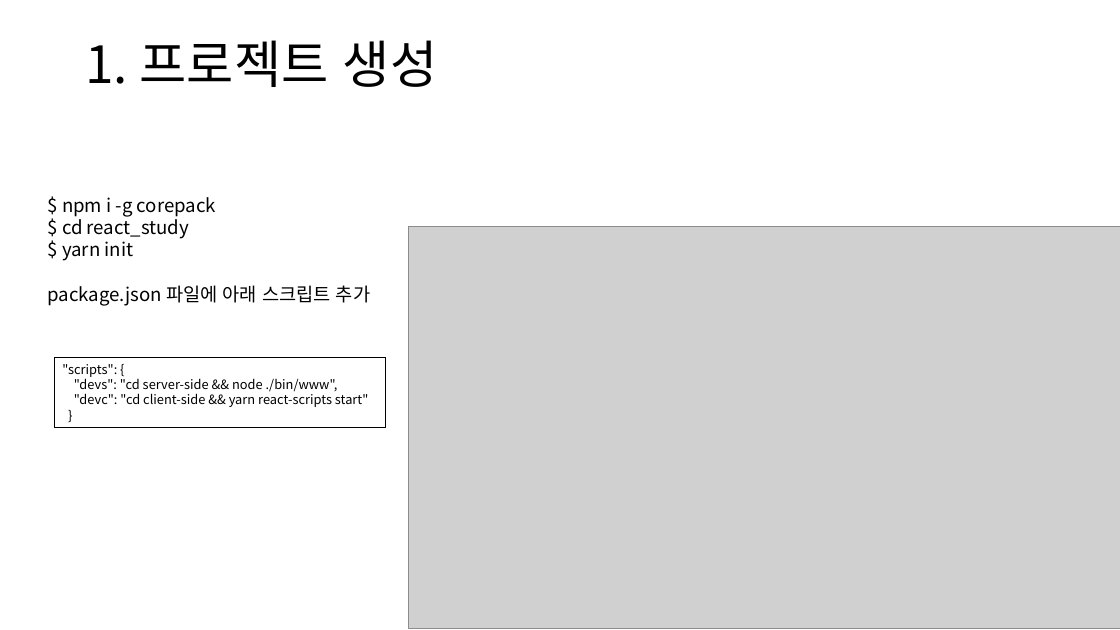
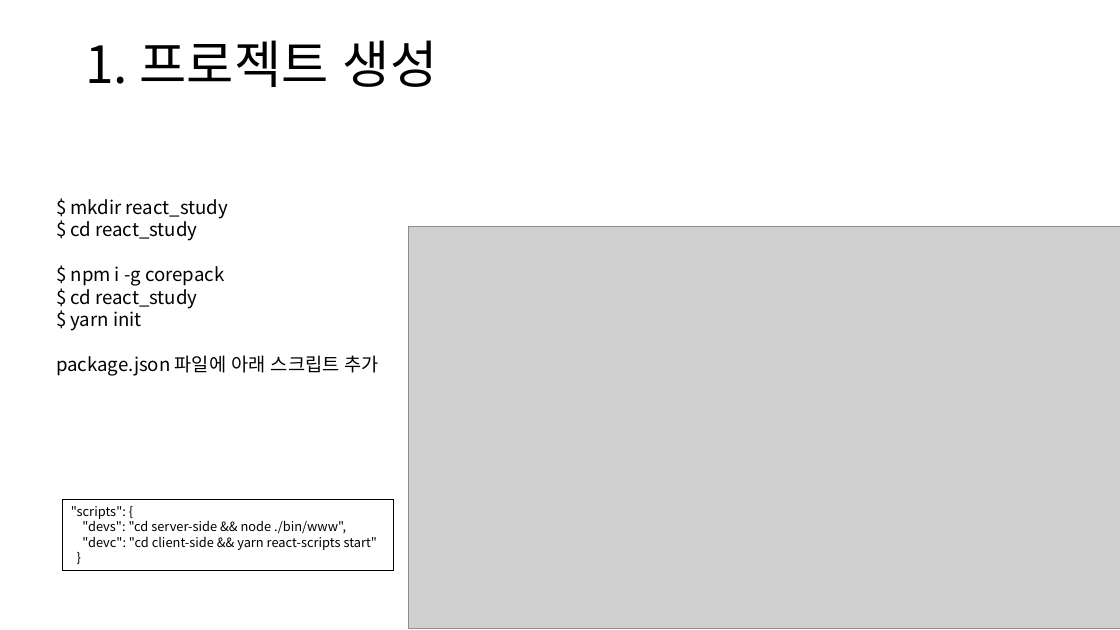
Before and after one commit to Humax-tut/jjsong2, a slide deck: slide 6 of React_Study.pptx (slide 8 before the commit). Drawn at 1120x630 pixels with LibreOffice and Linux fonts; fonts in the diff are those of the drawing; grey boxes stand for pictures. Boxes give left, top, right and bottom in pixels: in the first picture for what was removed or moved away, otherwise in the second. Text is boxed around its words. In the diff, an @@ line names an element or a change of style, - is before the commit and + after.

```diff
--- a/React_Study.pptx
+++ b/React_Study.pptx
@@ text "$ mkdir react_study": place and size @@
-text "$ mkdir react_study" at box(48, 197, 370, 306)
+text "$ mkdir react_study" at box(56, 199, 379, 376)
@@ text at box(71, 199, 228, 241): paragraphs added @@
+$ mkdir react_study
+$ cd react_study
@@ rectangle ""scripts": {": place and size @@
-rectangle ""scripts": {" at box(54, 357, 385, 428)
+rectangle ""scripts": {" at box(63, 500, 394, 571)
```
Also in this commit, not shown: 3 other slides changed, 2 slides added, 1 slide removed.
